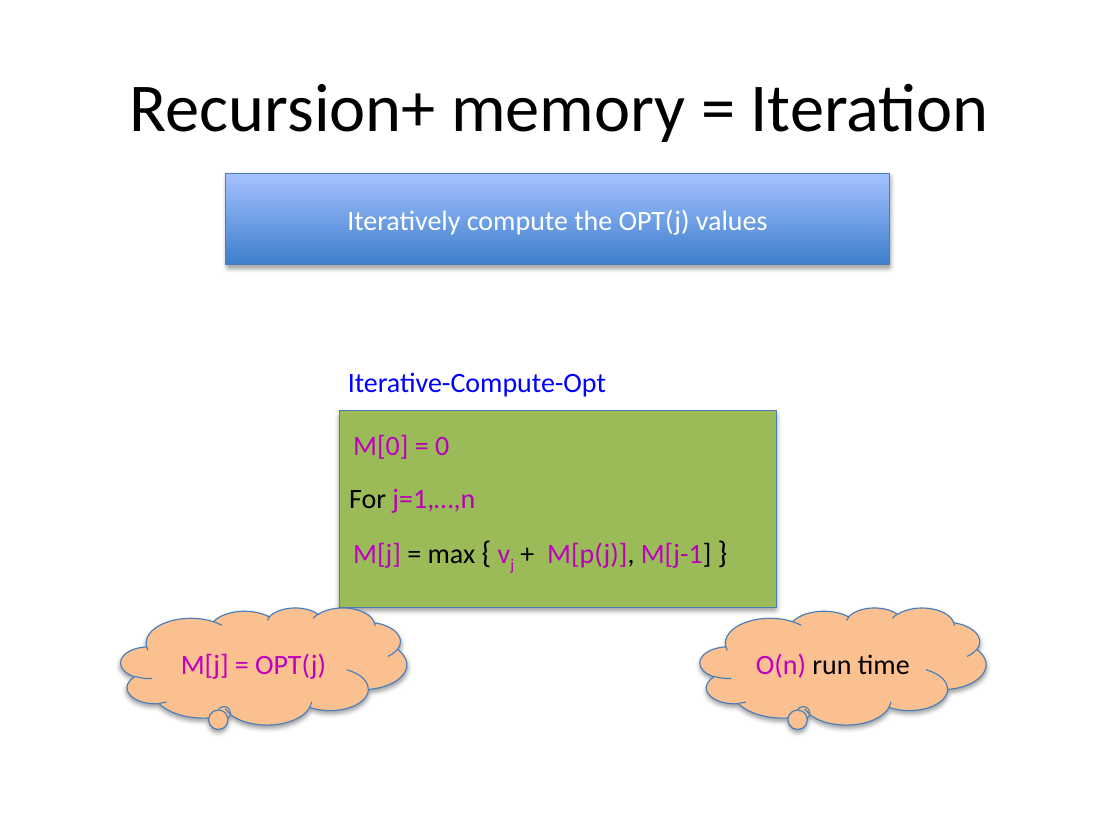
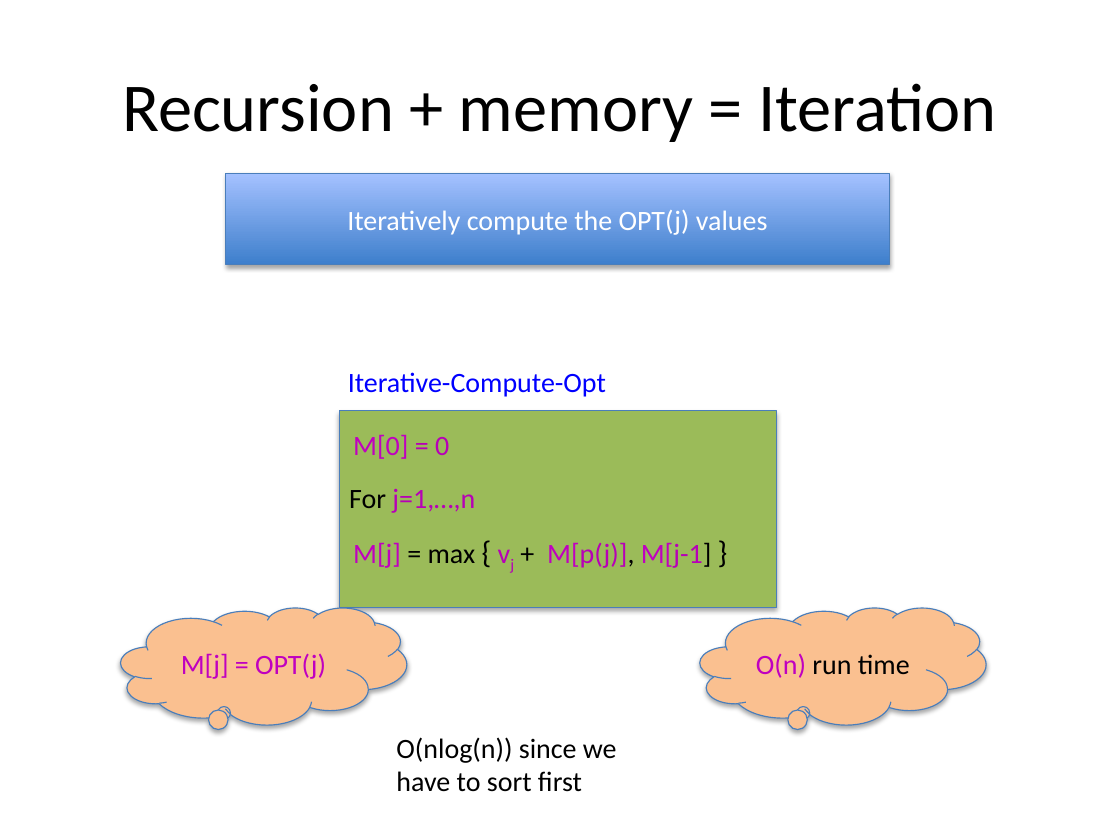
Before and after one commit to jessehartloff/Education, a slide deck: slide 19 of content/u18/cse331/media/slides/weighted_intervals.pptx. Drawn at 1120x840 pixels with LibreOffice and Linux fonts; fonts in the diff are those of the drawing. Boxes give left, top, right and bottom in pixels: in the first picture for what was removed or moved away, otherwise in the second. Text is boxed around its words. In the diff, an @@ line names an element or a change of style, - is before the commit and + after.

Commit message:
update

```diff
--- a/content/u18/cse331/media/slides/weighted_intervals.pptx
+++ b/content/u18/cse331/media/slides/weighted_intervals.pptx
@@ title at <box>122,83,996,142</box>: spaces changed @@
-Recursion+ memory = Iteration
+Recursion + memory = Iteration
@@ text added at <box>396,737,617,792</box>, 18 pt, text #000000 @@
+O(nlog(n)) since we have to sort first
```
Also in this commit, not shown: 3 other slides changed, 1 slide added, 1 slide removed.
